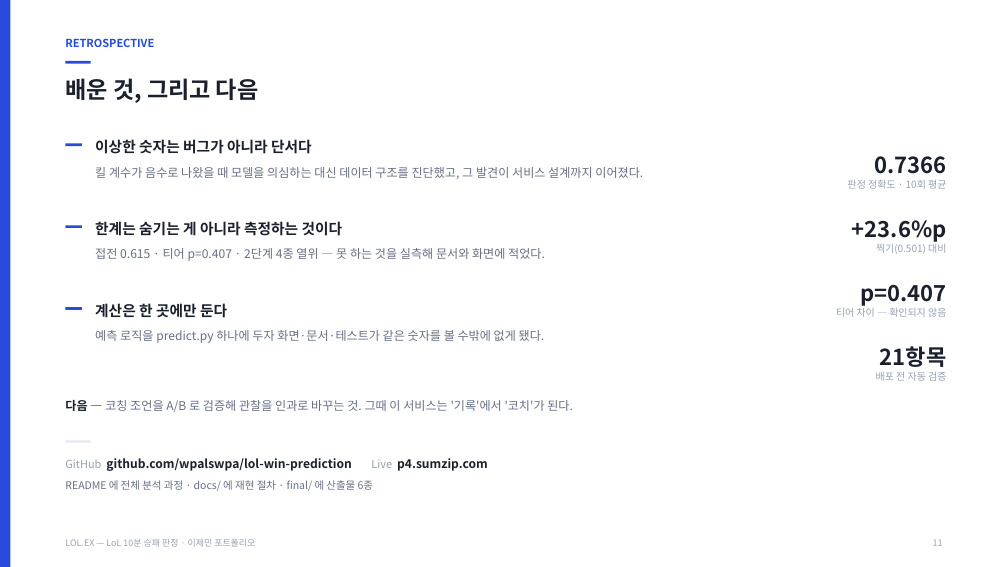
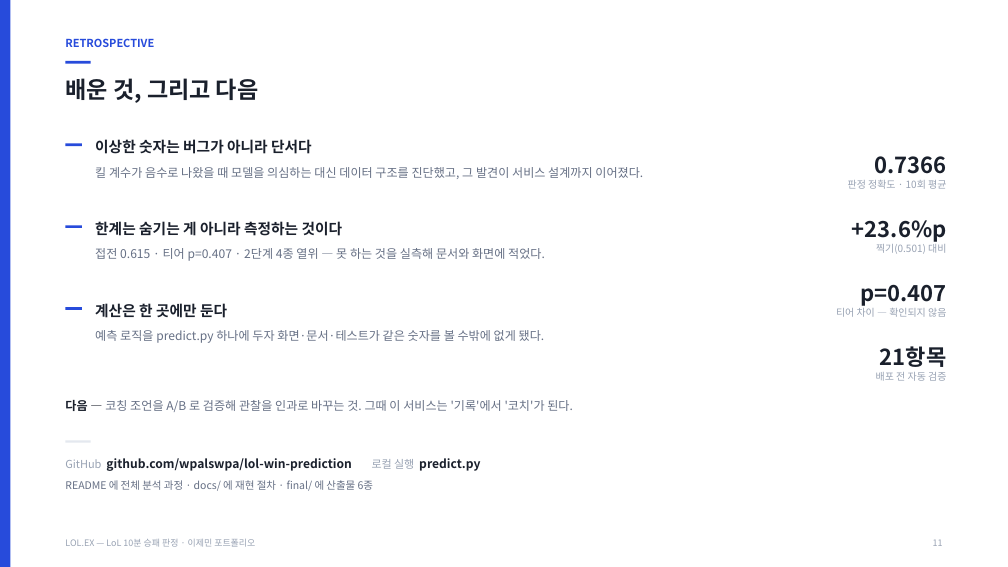
Before and after one commit to wpalswpa/lol-win-prediction, a slide deck: slide 11 of LOLEX_포트폴리오.pptx. Drawn at 1008x567 pixels with LibreOffice and Linux fonts; fonts in the diff are those of the drawing. Boxes give left, top, right and bottom in pixels: in the first picture for what was removed or moved away, otherwise in the second. Text is boxed around its words. In the diff, an @@ line names an element or a change of style, - is before the commit and + after.

```diff
--- a/LOLEX_포트폴리오.pptx
+++ b/LOLEX_포트폴리오.pptx
@@ text at (65, 458, 480, 471): text changed @@
-GitHub github.com/wpalswpa/lol-win-prediction Live p4.sumzip.com
+GitHub github.com/wpalswpa/lol-win-prediction 로컬 실행 predict.py
```
Also in this commit, not shown: 2 other slides changed, 4 other files.
